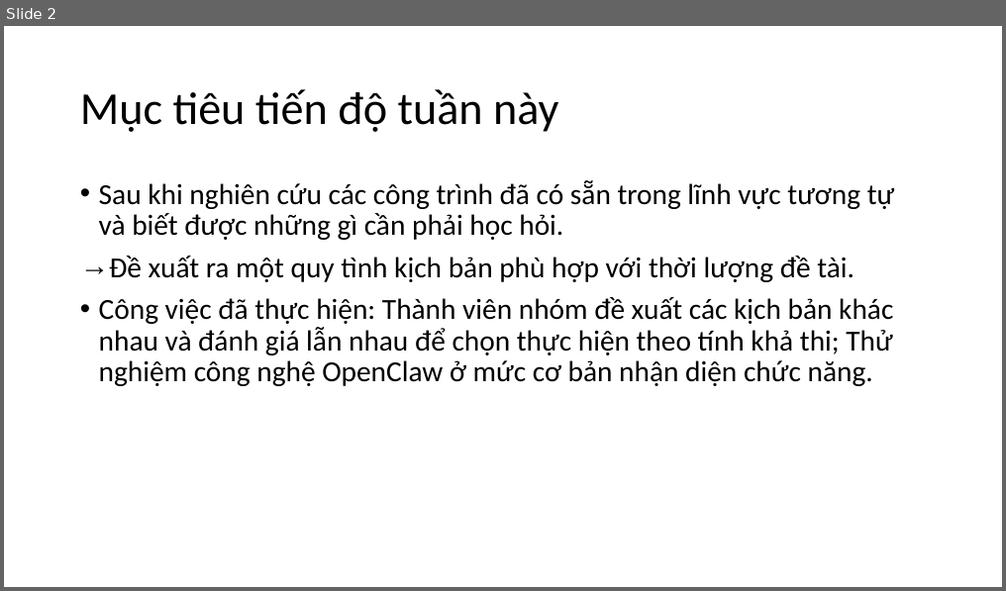
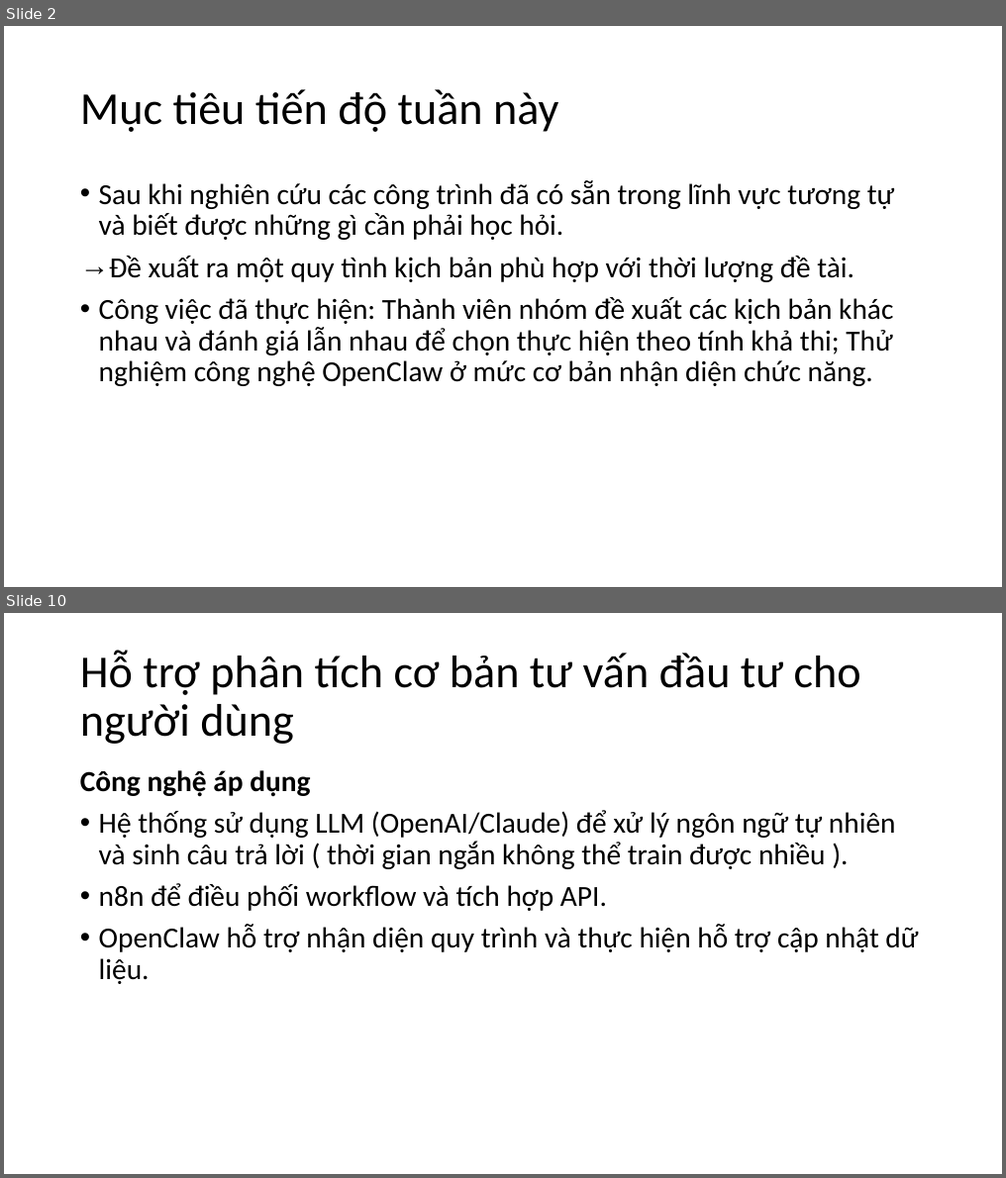
Before and after one commit to CallmeSen/CCNLTHD, a slide deck: Development_Process/Week_10/Report_Progress_Week10.pptx. Shown one above the other, each under a label of ours: slide 2 before the commit, slides 2 and 10 after it; the slides between them are not shown. The pictures are 1006x591 and 1006x1178 pixels, drawn with LibreOffice and Linux fonts; fonts in the diff are those of the drawing. Boxes give left, top, right and bottom in pixels: in the first picture for what was removed or moved away, otherwise in the second. Text is boxed around its words. In the diff, an @@ line names an element or a change of style, - is before the commit and + after.

```diff
--- a/Development_Process/Week_10/Report_Progress_Week10.pptx
+++ b/Development_Process/Week_10/Report_Progress_Week10.pptx
@@ slide 10 added at box(4, 613, 1002, 1174), background #FFFFFF @@
@@ title added at box(80, 650, 861, 744), 44 pt, text #000000 @@
+Hỗ trợ phân tích cơ bản tư vấn đầu tư cho người dùng
@@ text added at box(80, 770, 918, 984), 28 pt, text #000000 @@
+Công nghệ áp dụng
+• Hệ thống sử dụng LLM (OpenAI/Claude) để xử lý ngôn ngữ tự nhiên và sinh câu trả lời ( thời gian ngắn không thể train được nhiều ).
+• n8n để điều phối workflow và tích hợp API.
+• OpenClaw hỗ trợ nhận diện quy trình và thực hiện hỗ trợ cập nhật dữ liệu.
```
Also in this commit, not shown: 2 slides changed, 15 other slides added, 5 other files.
